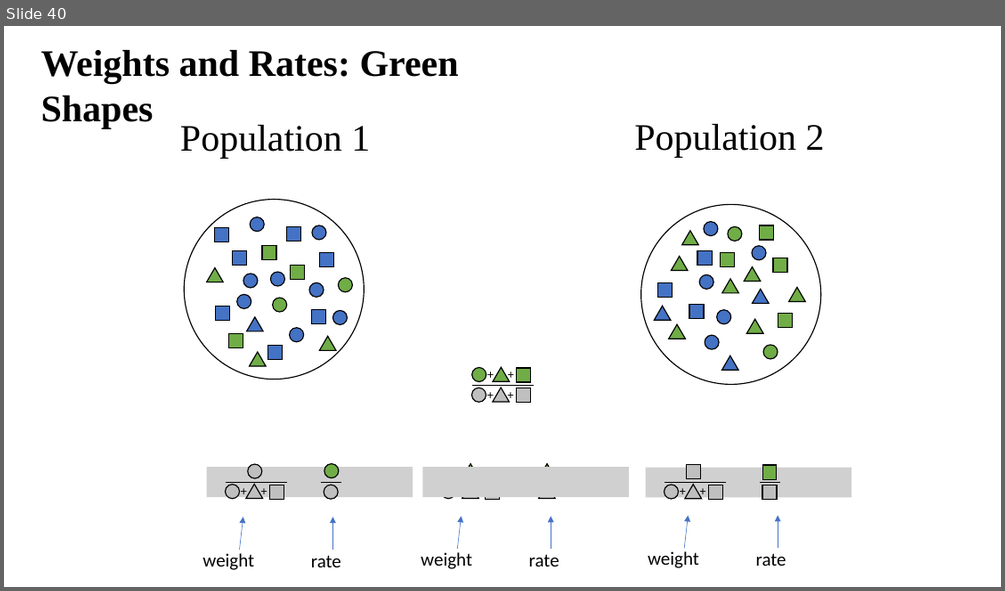
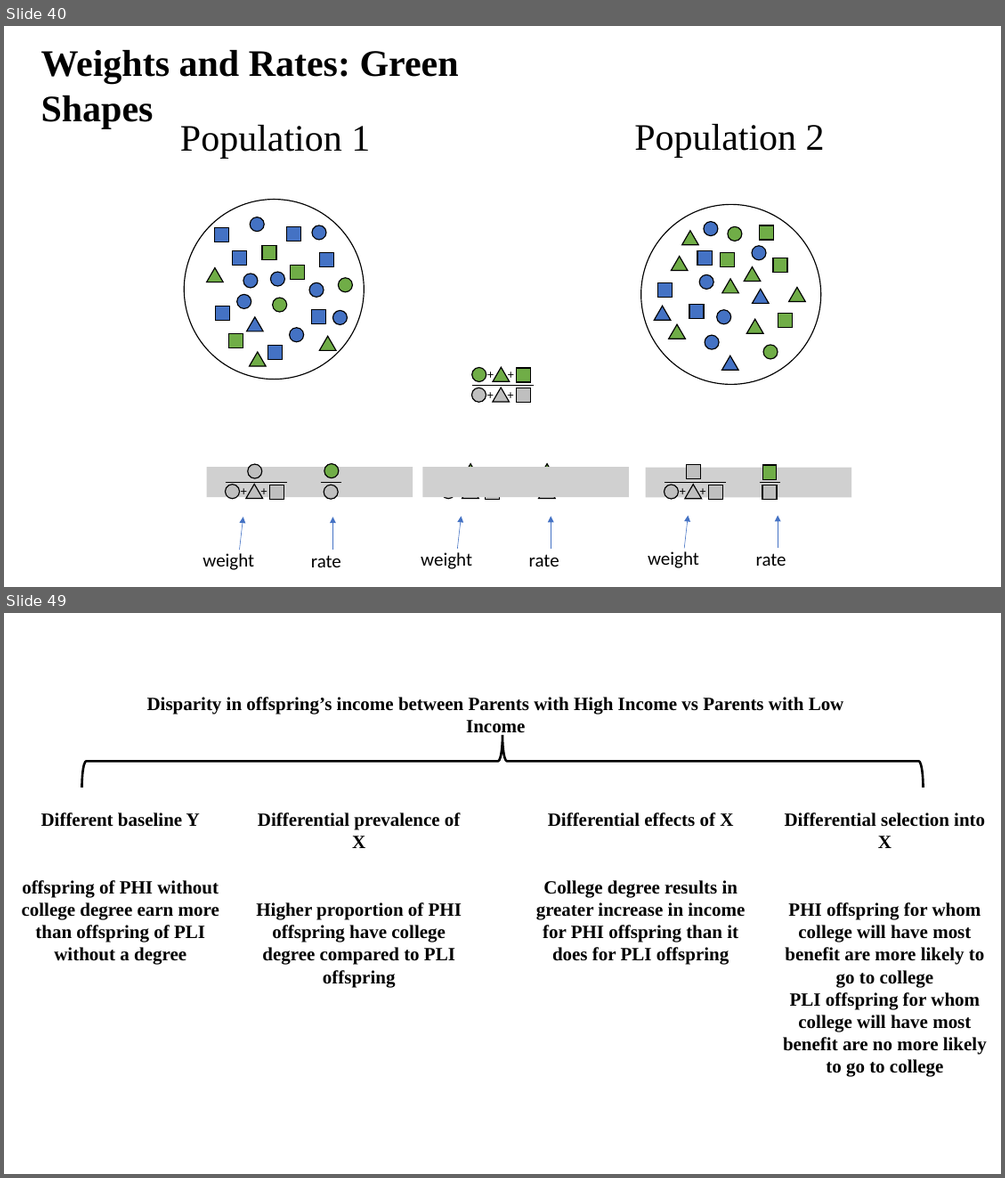
Before and after one commit to benmatthewsed/sgsss_std_decomp, a slide deck: images/pres1.pptx. Shown one above the other, each under a label of ours: slide 40 before the commit, slides 40 and 49 after it; the slides between them are not shown. The pictures are 1005x591 and 1005x1178 pixels, drawn with LibreOffice and Linux fonts; fonts in the diff are those of the drawing; grey boxes stand for pictures. Boxes give left, top, right and bottom in pixels: in the first picture for what was removed or moved away, otherwise in the second. Text is boxed around its words. In the diff, an @@ line names an element or a change of style, - is before the commit and + after.

```diff
--- a/images/pres1.pptx
+++ b/images/pres1.pptx
@@ slide 49 added at (4,613,1001,1174), background #FFFFFF @@
@@ text added at (147,697,844,714), 18 pt, text #000000, bold @@
+Disparity in offspring’s income between Parents with High Income vs Parents with Low Income
@@ right brace added at (81,735,922,787), outline #000000 2.25 pt @@
@@ text added at (22,812,219,965), 18 pt, text #000000, bold @@
+Different baseline Y
+offspring of PHI without college degree earn more than offspring of PLI without a degree
@@ text added at (256,812,461,965), 18 pt, text #000000, bold @@
+Differential prevalence of X
+Higher proportion of PHI offspring have college degree compared to PLI offspring
@@ text added at (536,812,744,965), 18 pt, text #000000, bold @@
+Differential effects of X
+College degree results in greater increase in income for PHI offspring than it does for PLI offspring
@@ text added at (783,812,987,1077), 18 pt, text #000000, bold @@
+Differential selection into X
+PHI offspring for whom college will have most benefit are more likely to go to college
+PLI offspring for whom college will have most benefit are no more likely to go to college
```
Also in this commit, not shown: 13 other slides added, 50 other files.
